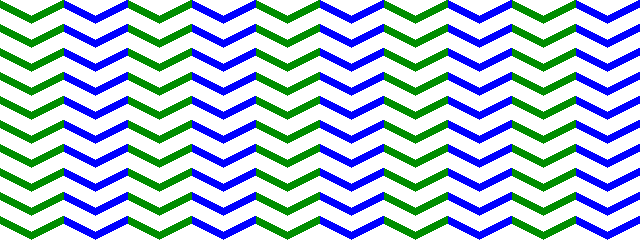
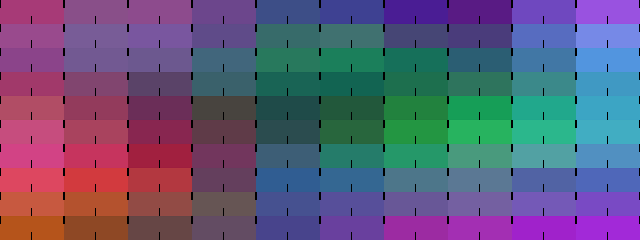
Layered file, before and after one edit (640 x 240). Changes by layer:
added layer "New Layer#1" above "New Layer" over [0, 0, 640, 240]
added layer "New Layer" (hue) above "Background" over [0, 0, 640, 240]
